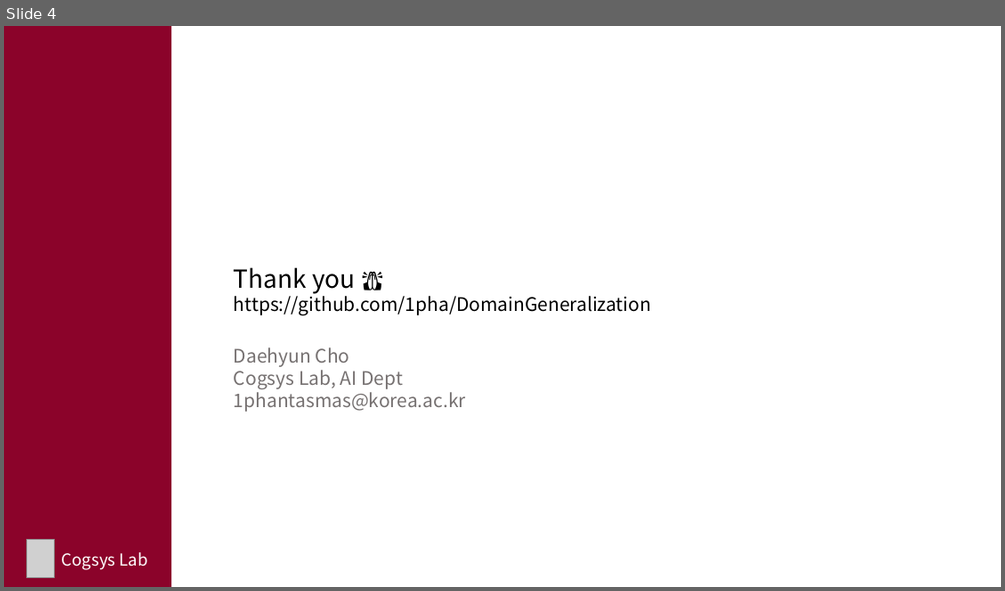
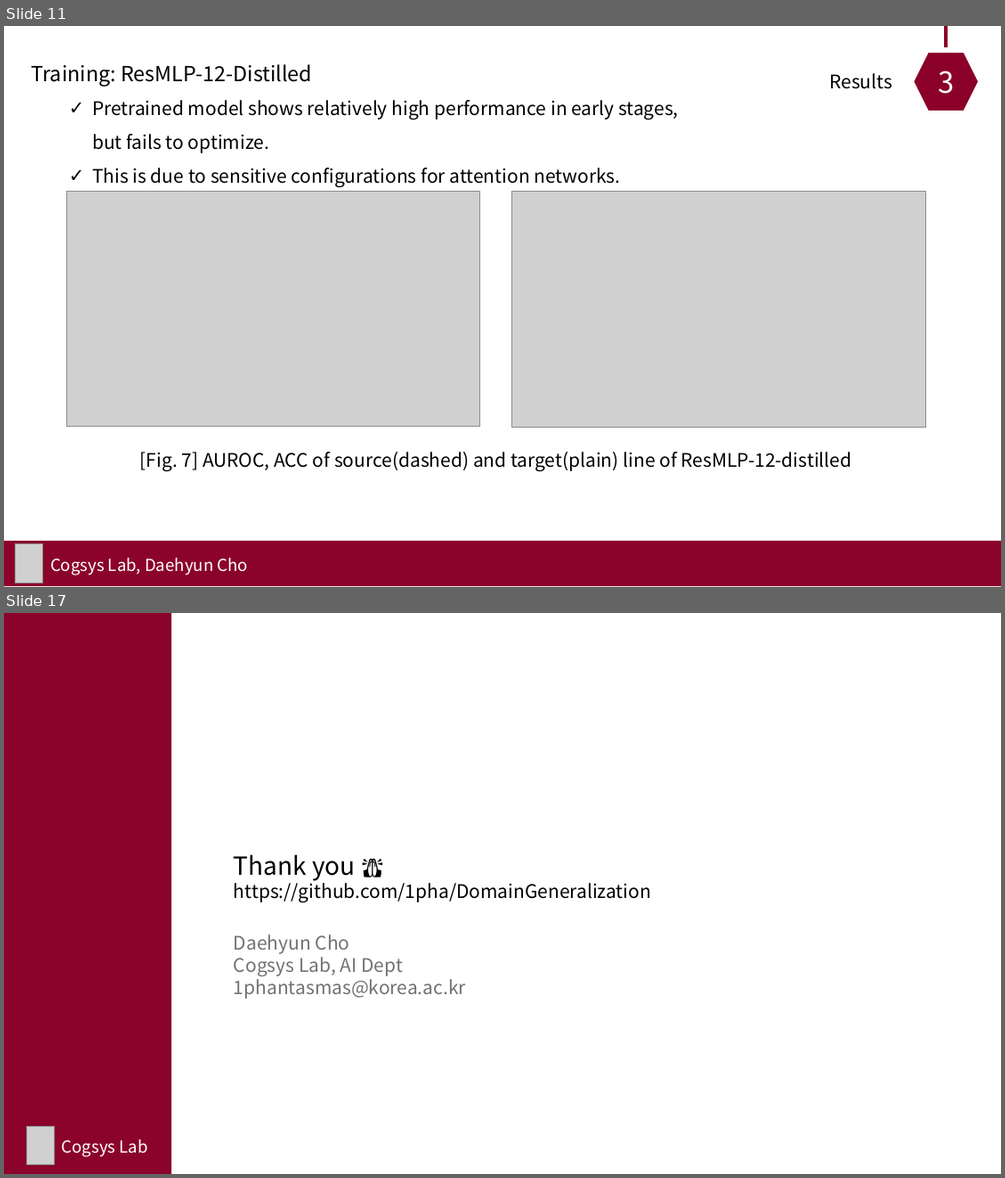
Before and after one commit to 1pha/DomainGeneralization, a slide deck: assets/Project2 Result.pptx. Shown one above the other, each under a label of ours: slide 4 before the commit, slides 11 and 17 after it; the slides between them are not shown. The pictures are 1005x591 and 1005x1178 pixels, drawn with LibreOffice and Linux fonts; fonts in the diff are those of the drawing; grey boxes stand for pictures. Boxes give left, top, right and bottom in pixels: in the first picture for what was removed or moved away, otherwise in the second. Text is boxed around its words. In the diff, an @@ line names an element or a change of style, - is before the commit and + after.

Commit message:
[Adapt] final results

```diff
--- a/assets/Project2 Result.pptx
+++ b/assets/Project2 Result.pptx
@@ slide 11 added at (x1=4, y1=26, x2=1001, y2=587), background #FFFFFF @@
@@ hexagon added at (x1=908, y1=47, x2=984, y2=117), fill #8B0028, outline #FFFFFF 10 pt, 28 pt, text #FFFFFF @@
+3
@@ line added from (947, 26) to (947, 47), #8B0028 3 pt @@
@@ text added at (x1=32, y1=64, x2=678, y2=187), 18 pt, text #000000 @@
+Training: ResMLP-12-Distilled
+  ✓ Pretrained model shows relatively high performance in early stages,
+    but fails to optimize.
+  ✓ This is due to sensitive configurations for attention networks.
@@ text added at (x1=829, y1=73, x2=892, y2=89), 18 pt, text #000000 @@
+Results
@@ picture added at (x1=67, y1=192, x2=479, y2=426) @@
@@ picture added at (x1=512, y1=192, x2=925, y2=426) @@
@@ text added at (x1=140, y1=451, x2=852, y2=471), 18 pt, text #000000 @@
+[Fig. 7] AUROC, ACC of source(dashed) and target(plain) line of ResMLP-12-distilled
@@ rectangle added at (x1=4, y1=540, x2=1001, y2=586), fill #8B032A @@
@@ picture added at (x1=16, y1=544, x2=43, y2=583) @@
@@ text added at (x1=50, y1=557, x2=248, y2=575), 16 pt, text #FFFFFF @@
+Cogsys Lab, Daehyun Cho
@@ what was slide 4 is now slide 17 @@
```
Also in this commit, not shown: 3 slides changed, 12 other slides added, 1 slide removed, 9 other files.
